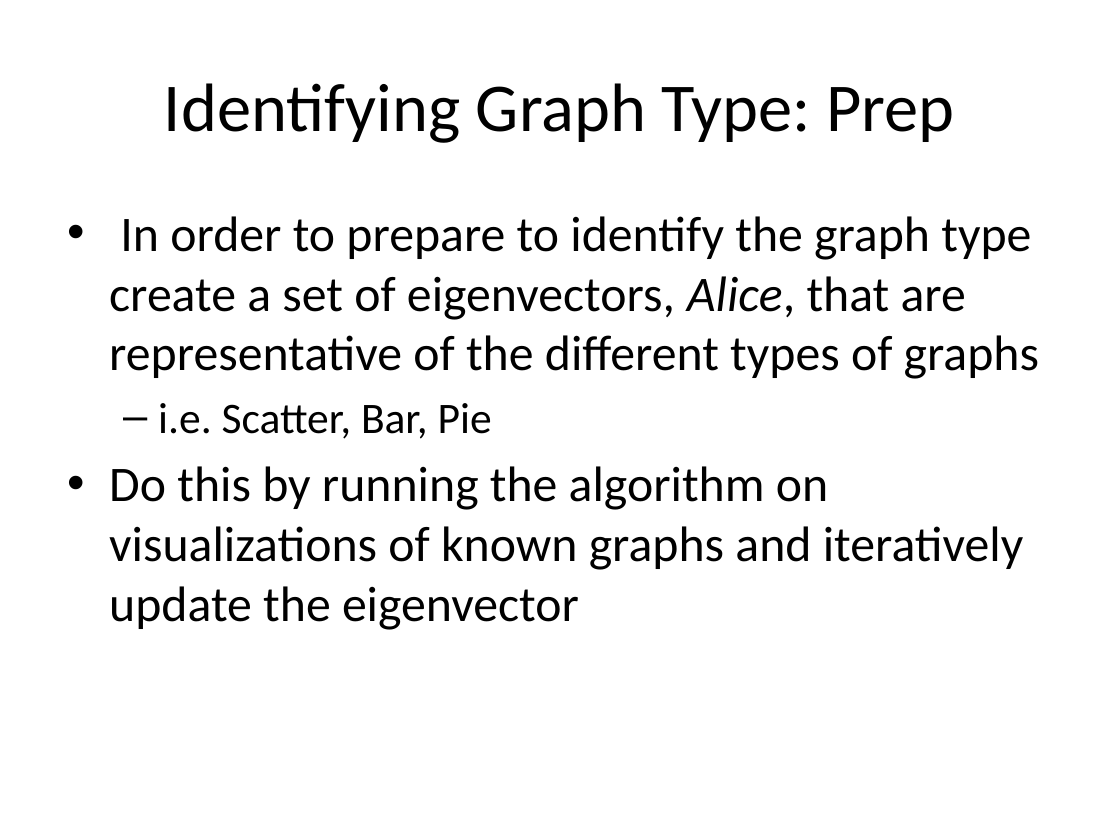
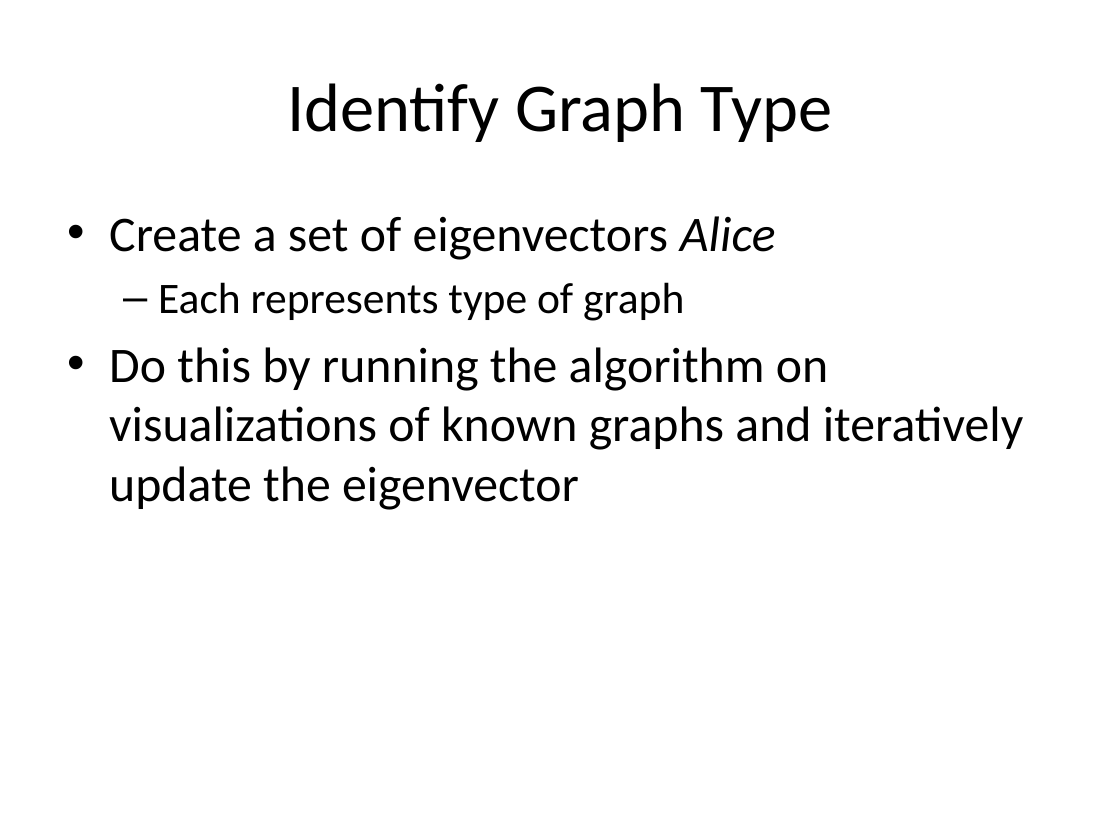
Before and after one commit to efriesen/CS270-Visualization, a slide deck: slide 5 of CS270-Presentation.pptx. Drawn at 1120x840 pixels with LibreOffice and Linux fonts; fonts in the diff are those of the drawing. Boxes give left, top, right and bottom in pixels: in the first picture for what was removed or moved away, otherwise in the second. Text is boxed around its words. In the diff, an @@ line names an element or a change of style, - is before the commit and + after.

```diff
--- a/CS270-Presentation.pptx
+++ b/CS270-Presentation.pptx
@@ title at [287, 83, 832, 142]: text changed @@
-Identifying Graph Type: Prep
+Identify Graph Type
@@ text at [109, 216, 776, 321]: text changed @@
-• In order to prepare to identify the graph type create a set of eigenvectors, Alice, that are representative of the different types of graphs
-  – i.e. Scatter, Bar, Pie
+• Create a set of eigenvectors Alice
+  – Each represents type of graph
```
Also in this commit, not shown: 1 slide added, 1 slide removed.
